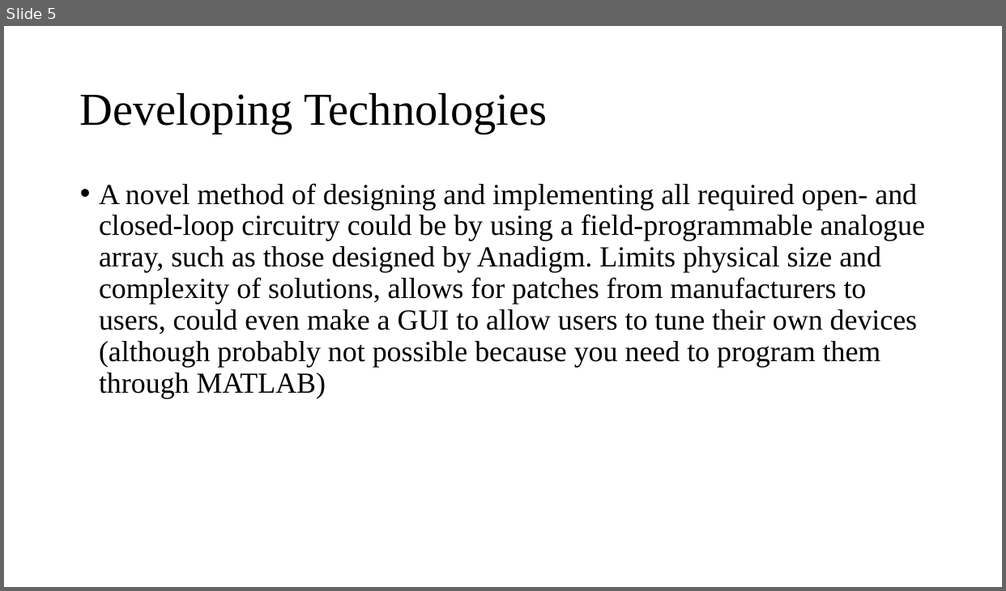
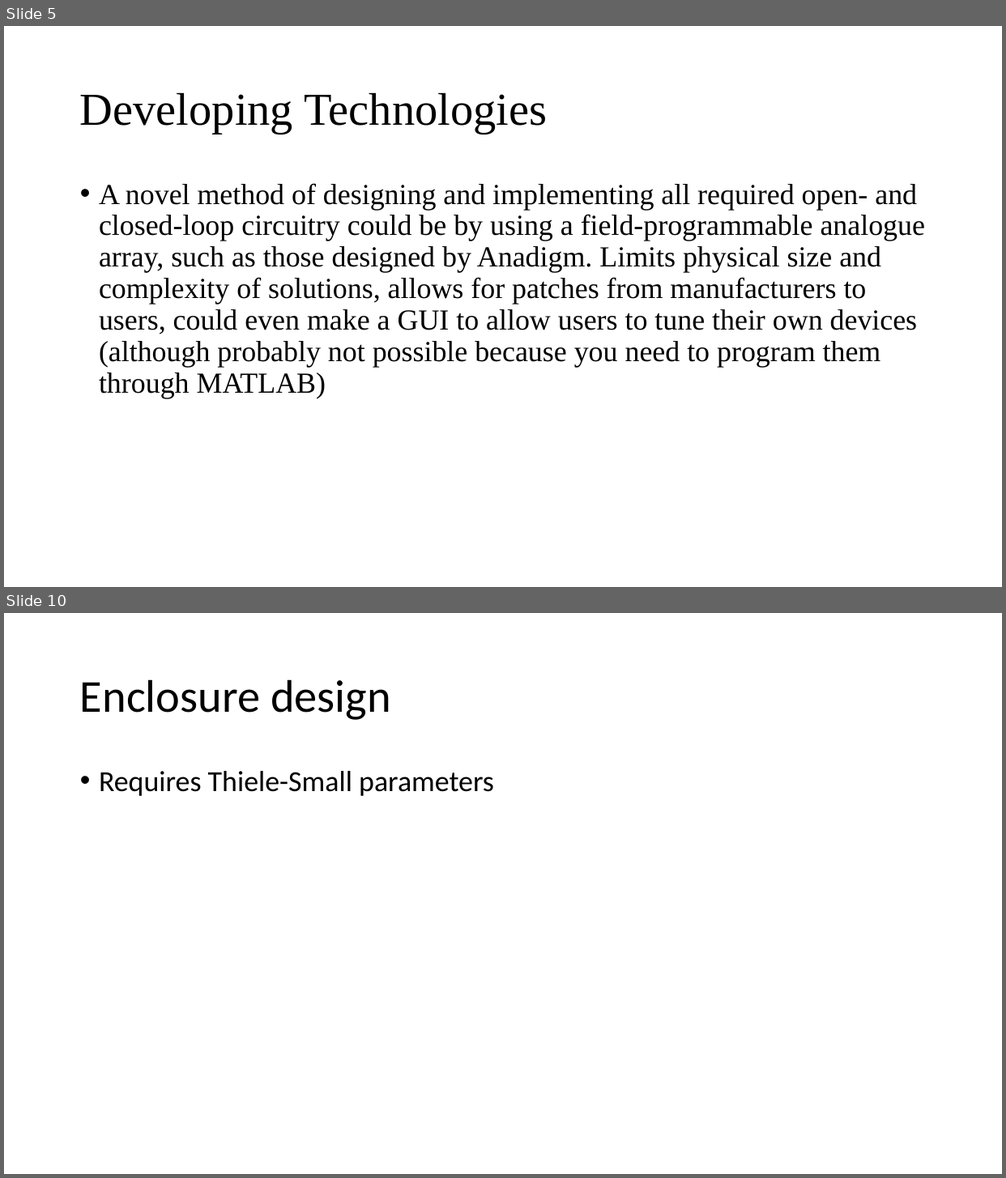
Before and after one commit to spez1998/3rd-year-project, a slide deck: Deliverables/2ndMarkerViva/viva_presentation.pptx. Shown one above the other, each under a label of ours: slide 5 before the commit, slides 5 and 10 after it; the slides between them are not shown. The pictures are 1006x591 and 1006x1178 pixels, drawn with LibreOffice and Linux fonts; fonts in the diff are those of the drawing. Boxes give left, top, right and bottom in pixels: in the first picture for what was removed or moved away, otherwise in the second. Text is boxed around its words. In the diff, an @@ line names an element or a change of style, - is before the commit and + after.

```diff
--- a/Deliverables/2ndMarkerViva/viva_presentation.pptx
+++ b/Deliverables/2ndMarkerViva/viva_presentation.pptx
@@ slide 10 added at [4, 613, 1002, 1174], background #FFFFFF @@
@@ title added at [80, 679, 391, 720], 44 pt, text #000000 @@
+Enclosure design
@@ text added at [99, 771, 494, 796], 28 pt, text #000000 @@
+• Requires Thiele-Small parameters
```
Also in this commit, not shown: 4 other slides added, 1 other file.
